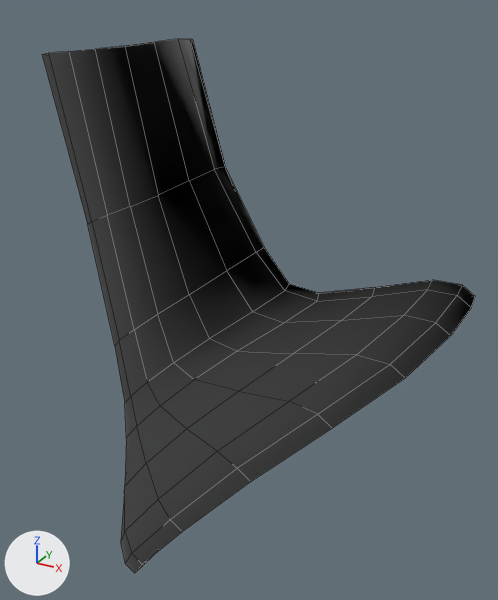
What one commit did to the FBX model maya/Stomach1.fbx.
Before and after are seen from a 50 mm camera at (0.0821, -0.113, 0.1301) aimed at (0.0332, -0.0242, 0.0856). The lights are fixed; the arrows at lower left show +X, +Y and +Z. Mesh edges are drawn as thin lines. Materials are left out; every surface is plain grey.

Objects in the first picture: 'Stomach1'.
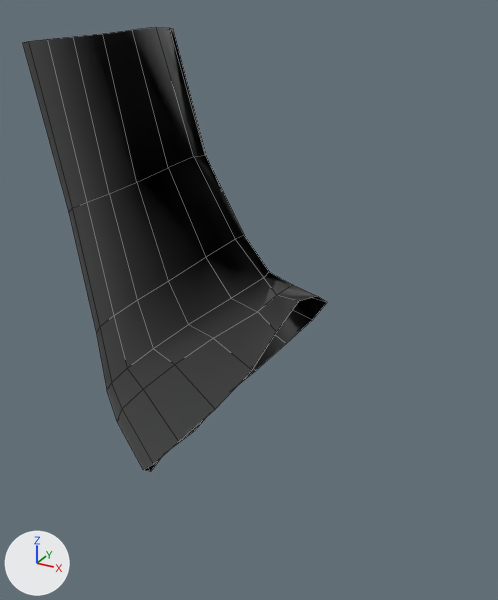
What differs and where, as boxes (x1, y1, x2, y2) in the pictures (498 x 600 px):
'Stomach1', reshaped, moved (30% narrower, 17% shorter): before (42, 39, 475, 573); after (23, 28, 327, 472)
part 1 of me_mesh, deleted (black): before (42, 39, 475, 573)
part 2 of me_mesh, added (black): after (23, 28, 327, 472)

Diff of the bpy script that builds the scene:
```diff
--- a/maya/Stomach1.fbx.py
+++ b/maya/Stomach1.fbx.py
@@ me_mesh @@
 # used by ob_stomach1; parent = ob_stomach_pivot; location = (-1.404, 2.581, -46.73)
-me_mesh.from_pydata(...)  # 144 vertices, 128 faces; spans x 0.44..6.81, y -5.08..-0.56, z 48.51..58.35
+me_mesh.from_pydata(...)  # 96 vertices, 80 faces; spans x 0.09..4.38, y 5.28..12.61, z 1.07..4.56
+# me_mesh part 1: the whole mesh is rebuilt
+# me_mesh part 2
+# 96 vertices are added at x 0.09..4.38, y 5.28..12.61, z 1.07..4.56
+# 80 new faces join them
@@ ob_stomach1 @@
 ob_stomach1 = bpy.data.objects.new('Stomach1', me_mesh)
-ob_stomach1.parent = ob_stomach_pivot
-ob_stomach1.location = (-1.404, 2.581, -46.73)
+ob_stomach1.parent = ob_polysurface1959
+ob_stomach1.location = (-6.754, -4.332, -2.817)
@@ ob_polysurface1959 @@
+ob_polysurface1959 = bpy.data.objects.new('polySurface1959', None)
+ob_polysurface1959.location = (0.0675, -0.0282, 0.0433)
+ob_polysurface1959.rotation_euler = (1.571, 0.0, 0.0)  # degrees (90, 0, 0)
+ob_polysurface1959.scale = (0.01, 0.01, 0.01)
```
